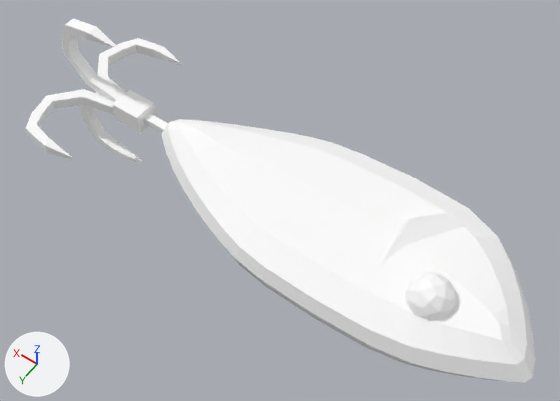
The glTF model frontend/assets/models3d/packs/quaternius-fbx/lure_1.glb as it was, and as the next commit left it.
Camera for both pictures: a camera (50 mm lens) standing at (-1.99, 3.86, 5.93) and looking at (0.72, 0.06, -0.04). Arrows for +X, +Y and +Z are at lower left; the lights stay in place. The first picture is the older version. Where no turn or scale is listed for an object, it has been applied to the vertices.

The scene before the commit, as lines of its bpy script (objects in view):
```python
mat_material_0 = principled_material('Material_0')
mat_material_0.base_color = (1.0, 1.0, 1.0)  # white #ffffff
mat_material_0.roughness = 0.85
mat_material_1 = principled_material('Material_1')
mat_material_1.base_color = (1.0, 1.0, 1.0)  # white #ffffff
mat_material_1.roughness = 0.85
mat_material_2 = principled_material('Material_2')
mat_material_2.base_color = (1.0, 1.0, 1.0)  # white #ffffff
mat_material_2.roughness = 0.85
me_mesh_0 = bpy.data.meshes.new('Mesh_0')
me_mesh_0.from_pydata(...)  # 460 vertices, 872 faces; spans x -2.06..3.54, y -0.91..0.94, z -0.92..0.92
# faces by material slot: [420, 212, 240]
me_mesh_0.materials.append(mat_material_0)  # white #ffffff
me_mesh_0.materials.append(mat_material_1)  # white #ffffff
me_mesh_0.materials.append(mat_material_2)  # white #ffffff
ob_lure_1 = bpy.data.objects.new('Lure_1', me_mesh_0)
ob_lure_1.location = (0.0, 0.0, 0.0)
```
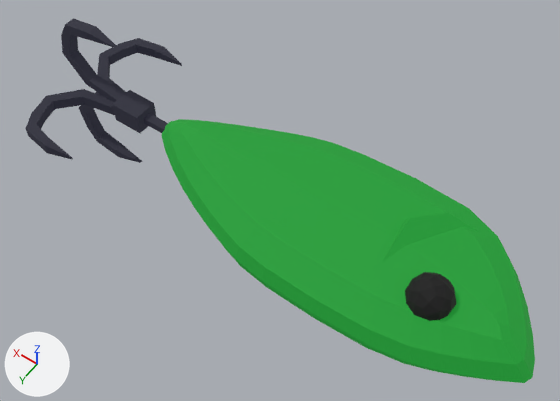
Pixel boxes (x1, y1, x2, y2) of what changed, in the pictures (560 x 401 px):
'Lure_1', recoloured, surface changed (white to dark green): (25, 18, 535, 383) in both

Edits to the bpy script that builds the scene:
```text
Change mat_material_0:
    mat_material_0.base_color: (1.0, 1.0, 1.0) -> (0.00513, 0.169, 0.0171)  # white #ffffff -> dark green #107223
    add mat_material_0.emission_strength = 1.0
    add mat_material_0.emission_color = (0.00513, 0.169, 0.0171)  # dark green #107223
Change mat_material_1:
    mat_material_1.base_color: (1.0, 1.0, 1.0) -> (0.0111, 0.0112, 0.0201)  # white #ffffff -> black #1b1b27
    add mat_material_1.emission_strength = 1.0
    add mat_material_1.emission_color = (0.0111, 0.0112, 0.0201)  # black #1b1b27
Change mat_material_2:
    mat_material_2.base_color: (1.0, 1.0, 1.0) -> (0.00256, 0.00256, 0.00256)  # white #ffffff -> black #080808
```
